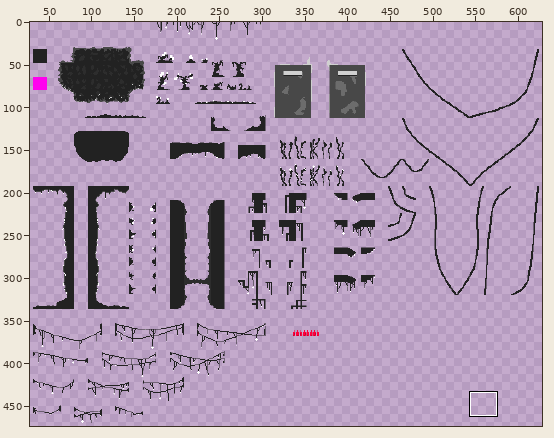
Two versions of one pixel-art file, assets/v2/tileset.aseprite. Above: a wide view before the commit, with the close-up outlined.
Close-up. The starting point:
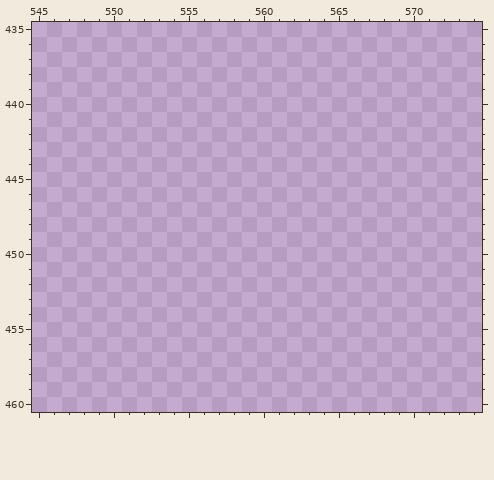
640x480 pixels, 1 frame. Shown: x 545..574, y 435..460. The wide view leaves out empty margins. The commit also changed other parts of the picture, which this record leaves out.
Palette (. is transparent): 
The result:
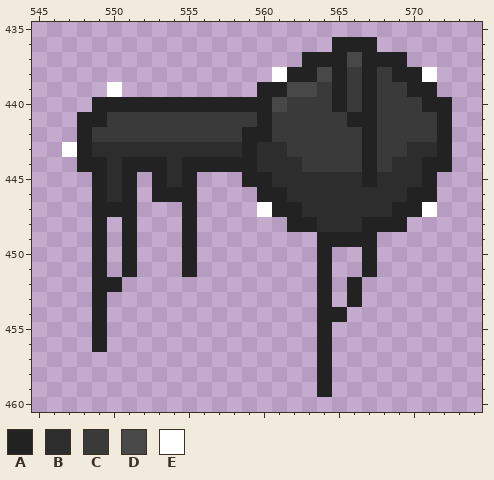
Colours new in this view: A #222222  B #2d2d2d  C #3a3a3a  D #484848  E #ffffff
The edit:
Changed rows in their new state; - is an unchanged pixel.
first column x 547:
436 ------------------AAA-----
437 ----------------AAADAAA---
438 --------------EAADACACAAE-
439 ---E---------AADDCACACCAA-
440 --AAAAAAAAAAAADCCCACACCCAA
441 -AACCCCCCCCCCACCCCCAACCCCA
442 -ACCCCCCCCCCAACCCCCCACCCCA
443 EABBBBBBBBBBABBCCCCCACCBBA
444 -AABAAABAAAAABBBCCCCACBBAA
445 --ABA-ABA---AABBBBBBABBBA-
446 --ABA-AAA----AABBBBBBBBAA-
447 --AAA---A----EAABBBBBBAAE-
448 --A-A---A------AABBBAAA---
449 --A-A---A--------AAAA-----
450 --A-A---A--------A--A-----
451 --A-A---A--------A--A-----
452 --AA-------------A-A------
453 --A--------------A-A------
454 --A--------------AA-------
455 --A--------------A--------
456 --A--------------A--------
457 -----------------A--------
458 -----------------A--------
459 -----------------A--------
